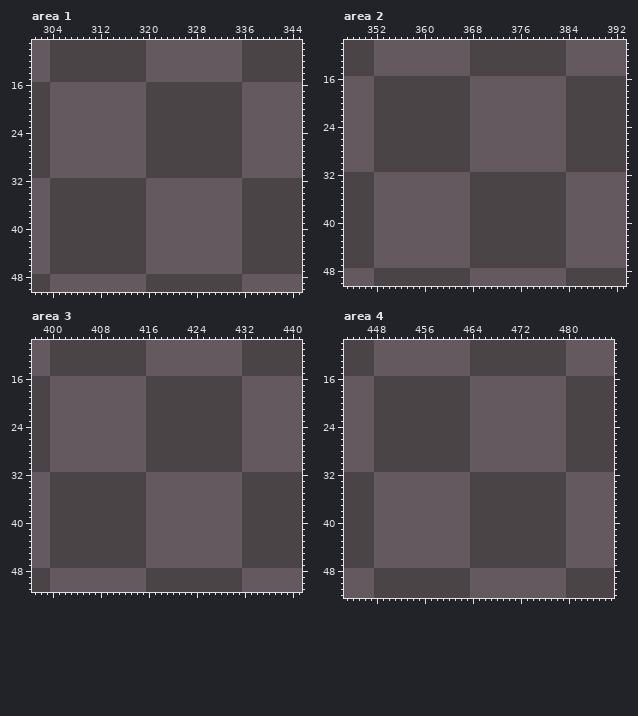
File history of a pixel-art file, other/spritesheet.ase. This is how it looked before the edit.
496x496 pixels, 1 frame. Colours within 5 levels of each other are drawn and written as one. Shown: area 1: x 301..345, y 9..50; area 2: x 347..393, y 10..50; area 3: x 397..441, y 10..51; area 4: x 443..487, y 10..52. The commit also changed other parts of the picture, which this record leaves out.
The result:
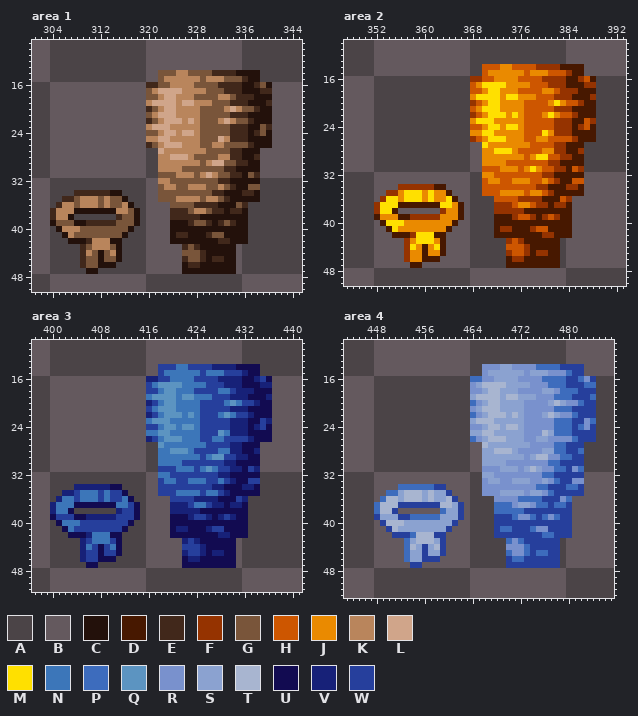
Palette (. is transparent): A #4b4447  B #64595e  C #23110b  D #471800  E #41281b  F #953300  G #79553a  H #cd5600  J #ea8a00  K #b9855c  L #d0a58a  M #ffe000  N #3c76b9  P #3d6cbd  Q #5c94c1  R #7991cd  S #8ba2d0  T #a8b5d0  U #120b51  V #172178  W #263f9c
Difference:
Changed rows in their new state; - is an unchanged pixel.
Area 1, layer "Layer 1":
first column x 304:
14 ------------------GGGKKGGGGEEEECCCC--
15 ------------------GKKKKKKGKKKGGGECC--
16 ----------------EEGGKKKKGGGGEEEECCEGC
17 ----------------GKLLLLKKKKGGGEEECCCEE
18 ----------------GGKLLKKKGGGGKKGEEECCC
19 ----------------KLLLLKLLKKKGGGEEECCCE
20 ----------------EGKLLKKKKGGGGKLKGGECC
21 ----------------GKLLLKKKKGGGGGEEECCCC
22 ----------------EGKLLLKLKGGGKLKGGECCC
23 ----------------KLLLKKKKKGGGGGEEECCGE
24 ----------------GGKLLKLLKGGGGGEEECEGC
25 ----------------KKLLKKKKKGGGLKEEECCCC
26 ----------------EGKLLLKKKGGKKGGGGECCC
27 ------------------LKKKKKKKGGGGEECCC--
28 ------------------KKLLLKGGGGKKEECCE--
29 ------------------KKKKKKKGKLLGGEECC--
30 ------------------KKKKGGGGGGGEECCCC--
31 ------------------GGGKKKGKLKGGEECGE--
32 ------------------KKGGGGGGGGEECCCCC--
33 ------------------GKKGGKKKGGKGECCGG--
34 ----EEEEEECC------GGGGGGGGGEECCCEEC--
35 --EEGKKKGKGGC-----GGGKKKKGKKGECCCCC--
36 -EKKGKKKGKGGKC------GGGGEEEECCCGE----
37 EKKKCCCCCCCKKGC-----EEEGKKGEECEEC----
38 EKKC-------EGGC-----EEEEECCCCCCCC----
39 CGGGCCEEEEEGGGC-----CCCEGGECEGECC----
40 -CKKKGGGGGGGGC------CCCCCCCCCCCCC----
41 --CKGGGGGGGGC-------CEECCCEGGCCCC----
42 ---CCCEKKKCC--------CCCCCCCCEECCC----
43 -----EGKKKGC----------EGECCCCCC------
44 -----EKGCGKC----------GGGECCCCC------
45 -----EGGCGGC----------EGGECEECC------
46 -----EGGCCC-----------CEECCCCCC------
47 ------CC--------------CCCCCCCCC------
Area 2, layer "Layer 1":
first column x 352:
14 ------------------HHHJJHHHHFFFFDDDD--
15 ------------------HJJJJJJHJJJHHHFDD--
16 ----------------FFHHJJJJHHHHFFFFDDFHD
17 ----------------HJMMMMJJJJHHHFFFDDDFF
18 ----------------HHJMMJJJHHHHJJHFFFDDD
19 ----------------JMMMMJMMJJJHHHFFFDDDF
20 ----------------FHJMMJJJJHHHHJMJHHFDD
21 ----------------HJMMMJJJJHHHHHFFFDDDD
22 ----------------FHJMMMJMJHHHJMJHHFDDD
23 ----------------JMMMJJJJJHHHHHFFFDDHF
24 ----------------HHJMMJMMJHHHHHFFFDFHD
25 ----------------JJMMJJJJJHHHMJFFFDDDD
26 ----------------FHJMMMJJJHHJJHHHHFDDD
27 ------------------MJJJJJJJHHHHFFDDD--
28 ------------------JJMMMJHHHHJJFFDDF--
29 ------------------JJJJJJJHJMMHHFFDD--
30 ------------------JJJJHHHHHHHFFDDDD--
31 ------------------HHHJJJHJMJHHFFDHF--
32 ------------------JJHHHHHHHHFFDDDDD--
33 ------------------HJJHHJJJHHJHFDDHH--
34 ----FFFFFFDD------HHHHHHHHHFFDDDFFD--
35 --FFJMMMJMJJD-----HHHJJJJHJJHFDDDDD--
36 -FMMJMMMJMJJMD------HHHHFFFFDDDHF----
37 FMMMDDDDDDDMMJD-----FFFHJJHFFDFFD----
38 FMMD-------FJJD-----FFFFFDDDDDDDD----
39 DJJJDDFFFFFJJJD-----DDDFHHFDFHFDD----
40 -DMMMJJJJJJJJD------DDDDDDDDDDDDD----
41 --DMJJJJJJJJD-------DFFDDDFHHDDDD----
42 ---DDDFMMMDD--------DDDDDDDDFFDDD----
43 -----FJMMMJD----------FHFDDDDDD------
44 -----FMJDJMD----------HHHFDDDDD------
45 -----FJJDJJD----------FHHFDFFDD------
46 -----FJJDDD-----------DFFDDDDDD------
47 ------DD--------------DDDDDDDDD------
Area 3, layer "Layer 1":
first column x 400:
14 ------------------WWWNNWWWWVVVVUUUU--
15 ------------------WNNNNNNWNNNWWWVUU--
16 ----------------VVWWNNNNWWWWVVVVUUVWU
17 ----------------WNQQQQNNNNWWWVVVUUUVV
18 ----------------WWNQQNNNWWWWNNWVVVUUU
19 ----------------NQQQQNQQNNNWWWVVVUUUV
20 ----------------VWNQQNNNNWWWWNQNWWVUU
21 ----------------WNQQQNNNNWWWWWVVVUUUU
22 ----------------VWNQQQNQNWWWNQNWWVUUU
23 ----------------NQQQNNNNNWWWWWVVVUUWV
24 ----------------WWNQQNQQNWWWWWVVVUVWU
25 ----------------NNQQNNNNNWWWQNVVVUUUU
26 ----------------VWNQQQNNNWWNNWWWWVUUU
27 ------------------QNNNNNNNWWWWVVUUU--
28 ------------------NNQQQNWWWWNNVVUUV--
29 ------------------NNNNNNNWNQQWWVVUU--
30 ------------------NNNNWWWWWWWVVUUUU--
31 ------------------WWWNNNWNQNWWVVUWV--
32 ------------------NNWWWWWWWWVVUUUUU--
33 ------------------WNNWWNNNWWNWVUUWW--
34 ----VVVVVVUU------WWWWWWWWWVVUUUVVU--
35 --VVWNNNWNWWU-----WWWNNNNWNNWVUUUUU--
36 -VNNWNNNWNWWNU------WWWWVVVVUUUWV----
37 VNNNUUUUUUUNNWU-----VVVWNNWVVUVVU----
38 VNNU-------VWWU-----VVVVVUUUUUUUU----
39 UWWWUUVVVVVWWWU-----UUUVWWVUVWVUU----
40 -UNNNWWWWWWWWU------UUUUUUUUUUUUU----
41 --UNWWWWWWWWU-------UVVUUUVWWUUUU----
42 ---UUUVNNNUU--------UUUUUUUUVVUUU----
43 -----VWNNNWU----------VWVUUUUUU------
44 -----VNWUWNU----------WWWVUUUUU------
45 -----VWWUWWU----------VWWVUVVUU------
46 -----VWWUUU-----------UVVUUUUUU------
47 ------UU--------------UUUUUUUUU------
Area 4, layer "Layer 1":
first column x 448:
14 ------------------RRRSSRRRRPPPPWWWW--
15 ------------------RSSSSSSRSSSRRRPWW--
16 ----------------PPRRSSSSRRRRPPPPWWPRW
17 ----------------RSTTTTSSSSRRRPPPWWWPP
18 ----------------RRSTTSSSRRRRSSRPPPWWW
19 ----------------STTTTSTTSSSRRRPPPWWWP
20 ----------------PRSTTSSSSRRRRSTSRRPWW
21 ----------------RSTTTSSSSRRRRRPPPWWWW
22 ----------------PRSTTTSTSRRRSTSRRPWWW
23 ----------------STTTSSSSSRRRRRPPPWWRP
24 ----------------RRSTTSTTSRRRRRPPPWPRW
25 ----------------SSTTSSSSSRRRTSPPPWWWW
26 ----------------PRSTTTSSSRRSSRRRRPWWW
27 ------------------TSSSSSSSRRRRPPWWW--
28 ------------------SSTTTSRRRRSSPPWWP--
29 ------------------SSSSSSSRSTTRRPPWW--
30 ------------------SSSSRRRRRRRPPWWWW--
31 ------------------RRRSSSRSTSRRPPWRP--
32 ------------------SSRRRRRRRRPPWWWWW--
33 ------------------RSSRRSSSRRSRPWWRR--
34 ----PPPPPPWW------RRRRRRRRRPPWWWPPW--
35 --PPSTTTSTSSW-----RRRSSSSRSSRPWWWWW--
36 -PTTSTTTSTSSTW------RRRRPPPPWWWRP----
37 PTTTWWWWWWWTTSW-----PPPRSSRPPWPPW----
38 PTTW-------PSSW-----PPPPPWWWWWWWW----
39 WSSSWWPPPPPSSSW-----WWWPRRPWPRPWW----
40 -WTTTSSSSSSSSW------WWWWWWWWWWWWW----
41 --WTSSSSSSSSW-------WPPWWWPRRWWWW----
42 ---WWWPTTTWW--------WWWWWWWWPPWWW----
43 -----PSTTTSW----------PRPWWWWWW------
44 -----PTSWSTW----------RRRPWWWWW------
45 -----PSSWSSW----------PRRPWPPWW------
46 -----PSSWWW-----------WPPWWWWWW------
47 ------WW--------------WWWWWWWWW------
Where, in picture pixels (left, top, right, bottom), the same in both pictures:
changed: (146, 70, 272, 274)
changed: (50, 190, 140, 274)
changed: (374, 64, 596, 268)
changed: (146, 364, 272, 568)
changed: (50, 484, 140, 568)
changed: (374, 364, 596, 568)
